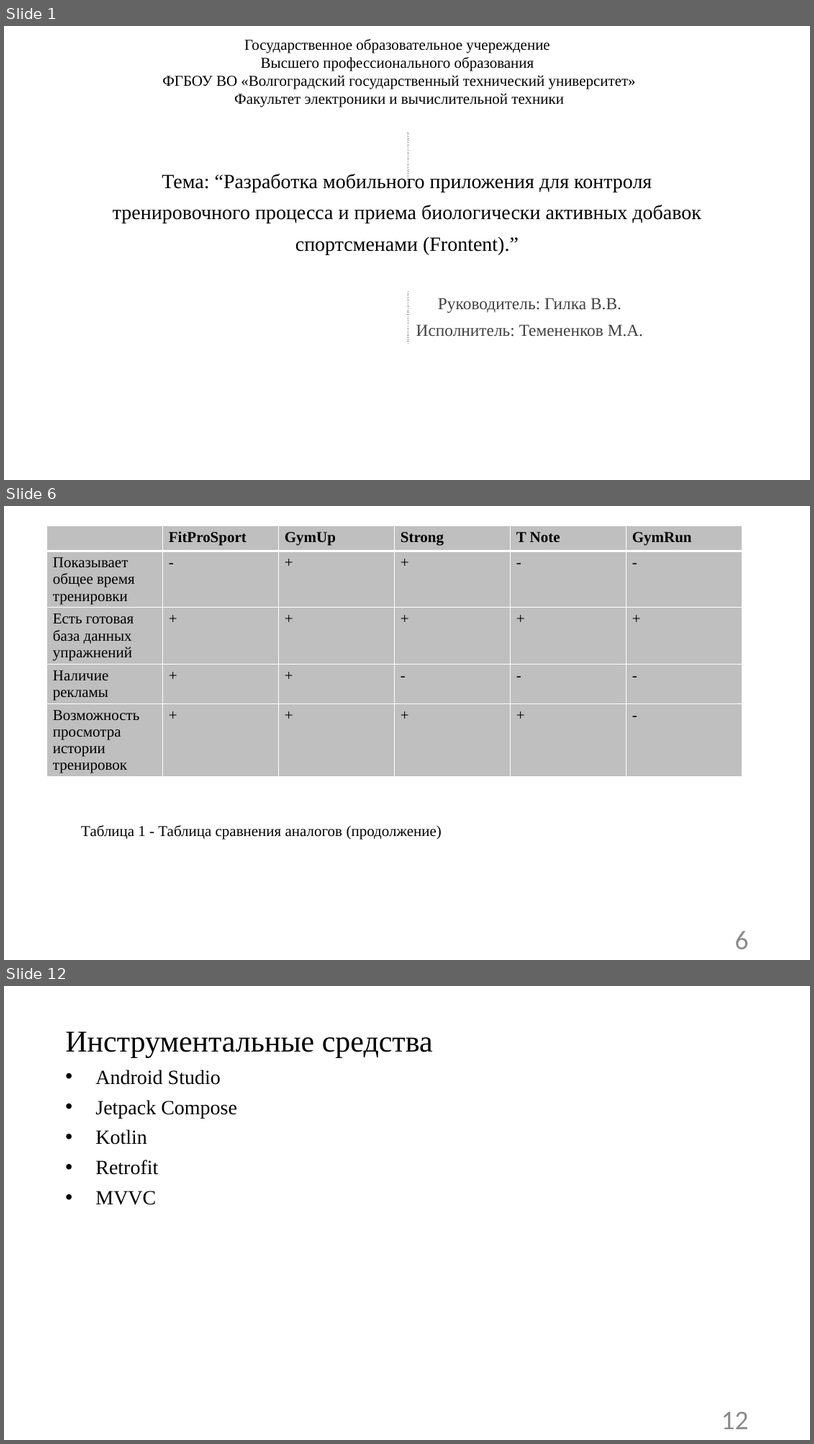
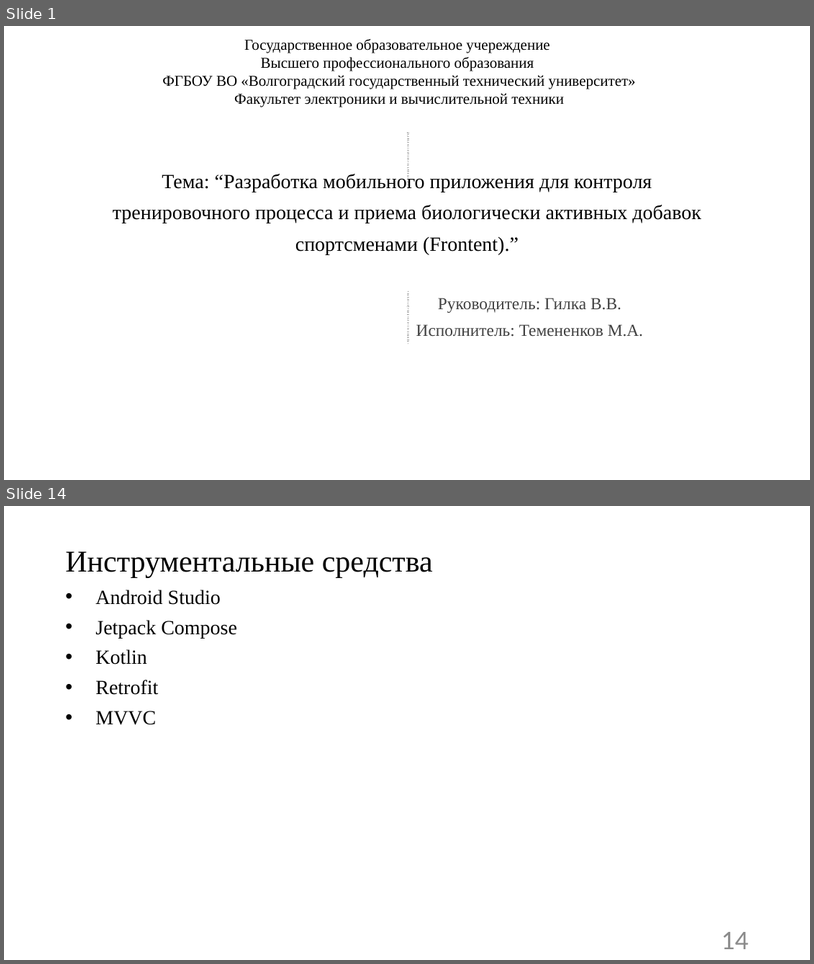
Before and after one commit to vadimgilka/SportApp, a slide deck: Documentation/Documentation Frontend/предзащита.pptx. Shown one above the other, each under a label of ours: slides 1, 6 and 12 before the commit, slides 1 and 14 after it; the slides between them are not shown. The pictures are 814x1444 and 814x964 pixels, drawn with LibreOffice and Linux fonts; fonts in the diff are those of the drawing. Boxes give left, top, right and bottom in pixels: in the first picture for what was removed or moved away, otherwise in the second. Text is boxed around its words. In the diff, an @@ line names an element or a change of style, - is before the commit and + after.

```diff
--- a/Documentation/Documentation Frontend/предзащита.pptx
+++ b/Documentation/Documentation Frontend/предзащита.pptx
@@ slide 6 removed at [4, 506, 810, 960], background #FFFFFF @@
@@ table removed at [47, 526, 744, 793], 5 rows, 6 columns @@
- | FitProSport | GymUp | Strong | T Note | GymRun
-Показывает общее время тренировки | - | + | + | - | -
-Есть готовая база данных упражнений | + | + | + | + | +
-Наличие рекламы | + | + | - | - | -
-Возможность просмотра истории тренировок | + | + | + | + | -
@@ text removed at [81, 825, 442, 839] @@
-Таблица 1 - Таблица сравнения аналогов (продолжение)
@@ page number removed at [736, 931, 749, 949] @@
-6
@@ what was slide 12 is now slide 14 @@
@@ page number at [722, 932, 749, 949]: text changed @@
-12
+14
```
Also in this commit, not shown: 7 slides changed, 7 slides added, 4 other slides removed, 8 other files.
